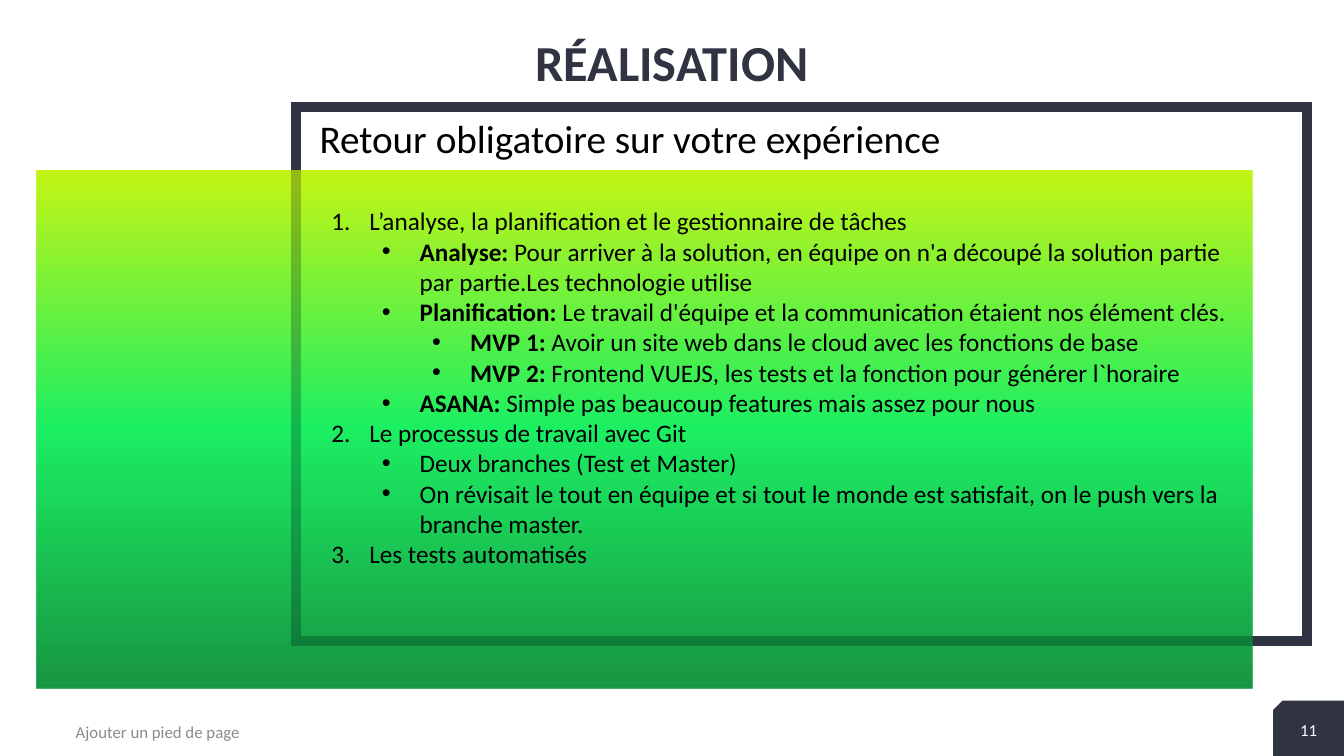
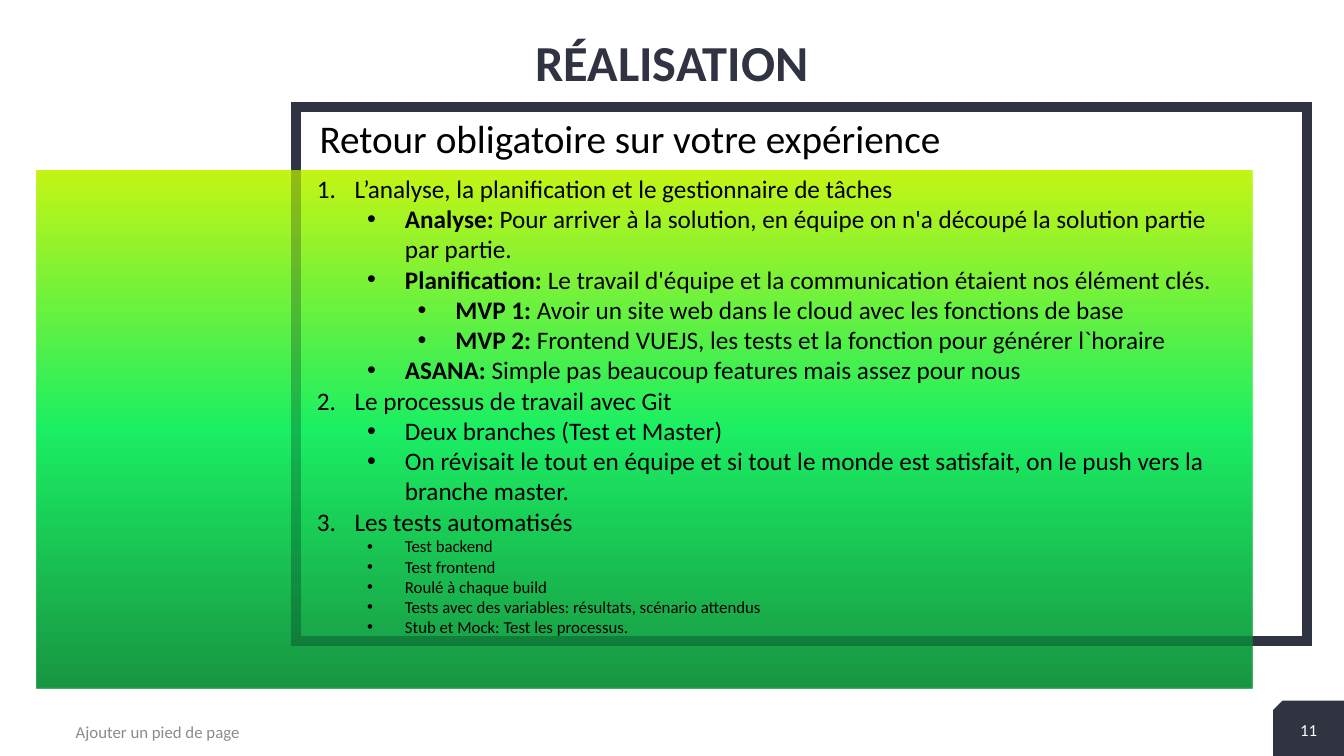
Before and after one commit to reminanthavong/INM5001---Atelier, a slide deck: slide 11 of presentation.pptx. Drawn at 1344x756 pixels with LibreOffice and Linux fonts; fonts in the diff are those of the drawing. Boxes give left, top, right and bottom in pixels: in the first picture for what was removed or moved away, otherwise in the second. Text is boxed around its words. In the diff, an @@ line names an element or a change of style, - is before the commit and + after.

```diff
--- a/presentation.pptx
+++ b/presentation.pptx
@@ text "L’analyse, la planification et le ...": place and size @@
-text "L’analyse, la planification et le ..." at (369, 212, 1225, 563)
+text "L’analyse, la planification et le ..." at (355, 180, 1210, 636)
@@ text at (405, 210, 1206, 262): text changed @@
-    • Analyse: Pour arriver à la solution, en équipe on n'a découpé la solution partie par partie.Les technologie utilise
+    • Analyse: Pour arriver à la solution, en équipe on n'a découpé la solution partie par partie.
@@ text at (405, 540, 761, 636): paragraphs added @@
+    • Test backend
+    • Test frontend
+    • Roulé à chaque build
+    • Tests avec des variables: résultats, scénario attendus
+    • Stub et Mock: Test les processus.
```
